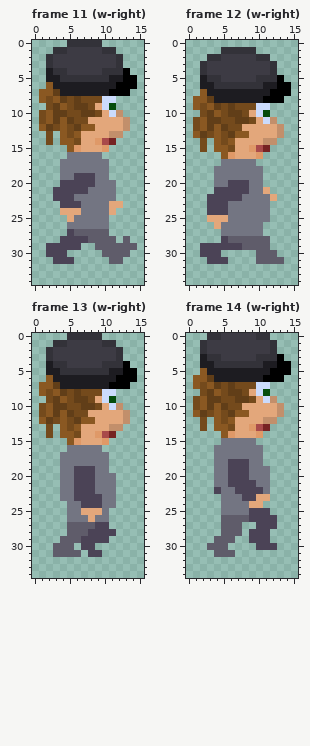
Pixel-art file -- art/cfe-reb.aseprite. That is the earlier state.
16x35 pixels, 14 frames. Colours within 5 levels of each other are drawn and written as one. Shown: frame 11 (w-right), frame 12 (w-right), frame 13 (w-right), frame 14 (w-right). The commit also changed other frames, which this record leaves out.
After the commit:
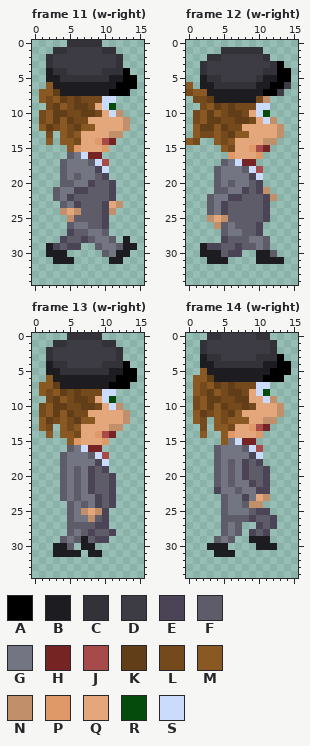
Palette (. is transparent): A #000000  B #1d1c21  C #333239  D #3d3b44  E #4b4356  F #5f5c6a  G #737582  H #762323  J #a84a4a  K #613e18  L #744a1c  M #8a5822  N #c28f6b  P #df9968  Q #e3a77b  R #054c0c  S #cbdbfc
Commit message: Fully painted walk-right
Diff:
Changed rows in their new state; - is an unchanged pixel.
Frame 11 (w-right), layer "reb":
first column x 2:
14 M------------
16 ---F-SHH-----
17 --F---FSJ----
18 --F----ES----
19 --F-FGGFE----
20 --FFGG-FFE---
21 -FGG--FFFE---
22 -FG-FFFFFE---
23 --FG-FFFE-N--
24 --N-NFFFEN---
25 ---NFFFFE----
26 ---F--FFE----
27 ------GG-----
28 ---FF--GG--B-
29 B-F-----GG-BB
30 BBB------GBB-
31 -BBB-----BB--
Frame 12 (w-right), layer "reb":
first column x 0:
 1 ----------C----
 2 ----------D----
 3 -------------A-
 4 -----------C-AA
 5 -----------BB-A
 6 M---------B-A-D
 7 LM---------A-D.
 8 -LL-------LN..-
 9 -.-------------
10 -LM------------
12 -MK------------
13 --L------------
14 ML.------------
15 --.-.----------
16 -----.---------
17 -----F-SHH-----
18 ----F---FSJ----
19 ----F----ES----
20 ----F-FGGFE----
21 ----FFGG-FEN---
22 ---FGG--FFFEN--
23 ---FG-FFFFFE---
24 ---FG-FFFFFE---
25 ---N-NFFFFFE---
26 ----NF-FFFE----
27 -----F--FFE----
28 ---------GG----
29 --B--FF---G----
30 --BBBFEE--BB---
31 ---BBB----BBBB-
Frame 13 (w-right), layer "reb":
first column x 1:
13 M----------
14 -M---------
16 ----F-SHH--
17 ---F---FSJ-
18 ---F----ES-
19 ---F-FG-FE-
20 ---F-FG-FFE
21 ---F-FG-FFE
22 ---F-FG-FFE
23 ---F-FGG-FE
24 ----F-FG-FE
25 ----F-N-NE-
26 ----F--NFE-
28 -----G--FF-
29 ----G-BF---
30 --BB--BB---
31 --BBBB-BB--
Frame 14 (w-right), layer "reb":
first column x 1:
 8 M-----------
 9 --------Q---
10 -------KL---
11 -------Q----
12 M-----MM----
14 -M----------
15 ----M-SHH---
16 ---F---FSJ--
17 ---F----ES--
18 ---F-FG-FE--
19 ---F-FG-FFE-
20 ---F-FG-FFE-
21 ---F-FGG-FE-
22 ------FGG-E-
23 ----F---G-N-
24 ----F--FNN--
25 ----F---F---
26 ---------FF-
27 -----G----F-
28 -----G---F--
29 ----G---BBB-
30 --BBB----BBB
31 ---BBB------
